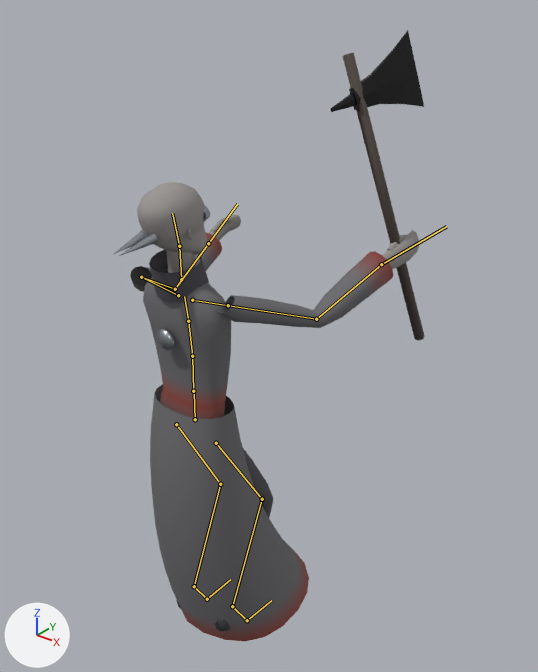
Two versions of the glTF model assets/models/characters/inquisitor.glb, one commit apart.
Rendered twice from a 50 mm camera at (1.66, -1.65, 2.62) aimed at (0.07, 0.35, 1.38). Arrows for +X, +Y and +Z are at lower left; the lights stay in place. The first picture is the older version. Both versions are drawn at frame 7 of the action 'jump'; the numbers are the values there. The bones that change, and the others that lie on the model, are drawn over the model as lines.

Objects in the first picture: 'Inquisitor'.
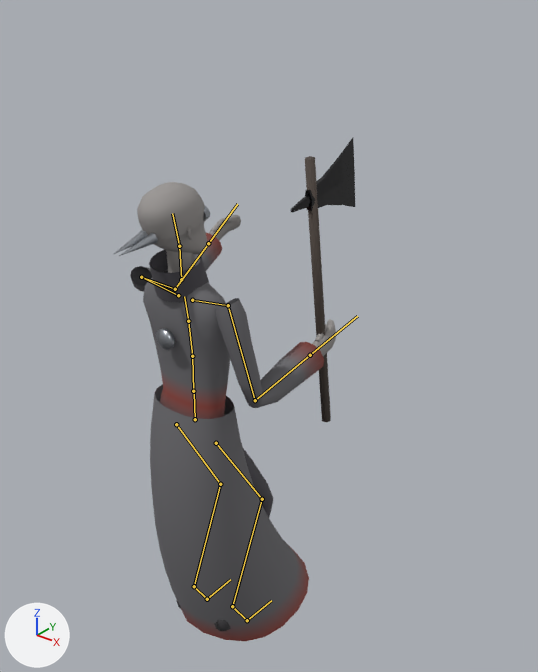
Boxes (x1, y1, x2, y2) around the edits, measured in the pictures (538 x 672 px):
'Inquisitor', posed (22% narrower, 18% shorter): before (114, 30, 425, 641); after (114, 138, 355, 641)
bone 'RightUpperArm', root to tip: before (228, 305) to (316, 319); after (228, 305) to (255, 400)
bone 'RightLowerArm', root to tip: before (316, 319) to (381, 264); after (255, 400) to (310, 355)
bone 'RightHand', root to tip: before (381, 264) to (446, 226); after (310, 355) to (357, 316)

The edits, one by one:
Bone 'RightUpperArm' (bone_rightupperarm) turns from (66, 19, 30) to (6, 0, 26) degrees about its own x, y and z.
Bone 'RightLowerArm' (bone_rightlowerarm) turns from (40, 0, 0) to (85, 0, 0) degrees about its own x, y and z.
Bone 'RightHand' (bone_righthand) turns from (-10, 0, 0) to (0, 12, 0) degrees about its own x, y and z.
